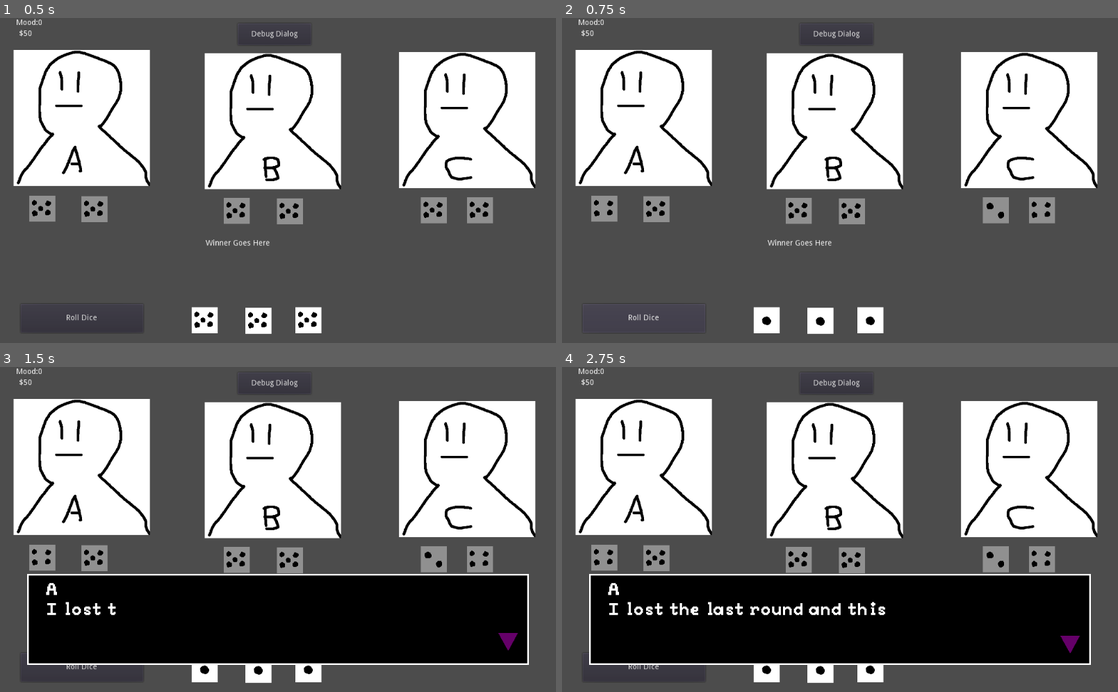
Above: before the commit, frames 1-4 (two rows, left to right).
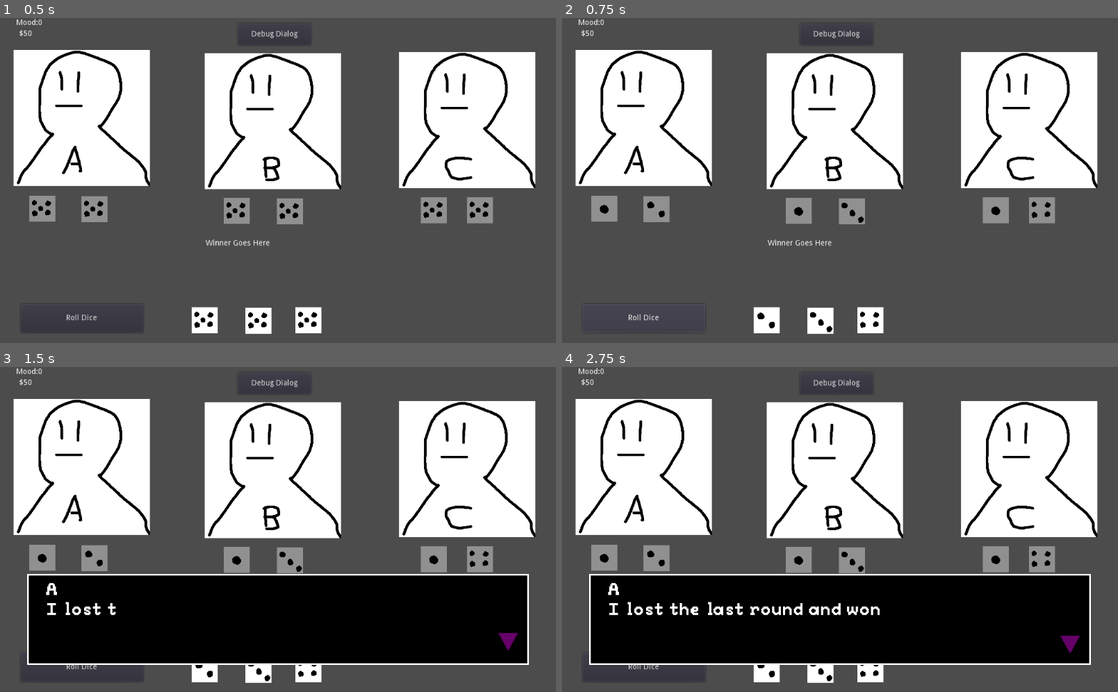
Above: after the commit, the same moments.

Repository: DiegoArmando/GMTK-Game-Jam-2022
Game: Godot game, scene res://Main.tscn
The game is run twice, just before and just after one commit, with the same random seed, the same clock (stepped at 60 frames per second) and the same inputs.
Inputs (mouse positions are in pixels of both pictures, inside the frame that each line leads up to):
- Up to frame 1 (0.5 s): no input
- Up to frame 2 (0.75 s): click "Roll Dice" at 0.5 s
- Up to frame 3 (1.5 s): click (205, 669) at 1.25 s
- Up to frame 4 (2.75 s): click (823, 669) at 2 s

Frame 1 is identical in both runs. In frame 2, 0.6% of the frame differs, in the area x 5-80%, y 55-97%; in frame 3, 0.6%; in frame 4, 0.8%.

Commit message:
Added Set rounds

Diff:
--- a/DiceBoss.gd
+++ b/DiceBoss.gd
@@ -22,6 +22,11 @@
 
 onready var publics = [public_1, public_2, public_3]
 onready var rolled = [rolled_1, rolled_2, rolled_3, rolled_4, rolled_5, rolled_6]
+
+var round_index = 0
+var rounds = [["1","2","1","3","1","4","2","3","4"],
+			  ["3","2","1","3","3","4","2","3","4"],
+			  ["5","2","5","3","5","4","2","3","4"]]
 
 enum hand_type {BUST, TWO, STRAIGHT, THREE}
 
@@ -57,15 +62,21 @@
 
 
 func _on_RollButton_pressed():
-	var rand_num = 0
-	for die in publics:
-		rand_num = rng.randi_range(1,6)
-		die.animation = str(rand_num)
+#	var rand_num = 0
+	var die_index = 0
+
+	if round_index >= rounds.size():
+		return
 
 	for die in rolled:
-		rand_num = rng.randi_range(1,6)
-		die.animation = str(rand_num)
+		die.animation = rounds[round_index][die_index]
+		die_index += 1
 
+	for die in publics:
+		die.animation = rounds[round_index][die_index]
+		die_index += 1
+
+	round_index += 1
 
 
 
--- a/Main.tscn
+++ b/Main.tscn
@@ -81,22 +81,22 @@
 animations = [ {
 "frames": [ ExtResource( 15 ) ],
 "loop": true,
+"name": "6",
+"speed": 5.0
+}, {
+"frames": [ ExtResource( 16 ) ],
+"loop": true,
+"name": "1",
+"speed": 5.0
+}, {
+"frames": [ ExtResource( 15 ) ],
+"loop": true,
 "name": "5",
 "speed": 5.0
 }, {
 "frames": [ ExtResource( 13 ) ],
 "loop": true,
 "name": "3",
-"speed": 5.0
-}, {
-"frames": [ ExtResource( 15 ) ],
-"loop": true,
-"name": "6",
-"speed": 5.0
-}, {
-"frames": [ ExtResource( 16 ) ],
-"loop": true,
-"name": "1",
 "speed": 5.0
 }, {
 "frames": [ ExtResource( 12 ) ],
Not shown: 1 places in Main.tscn that only renumber resources
